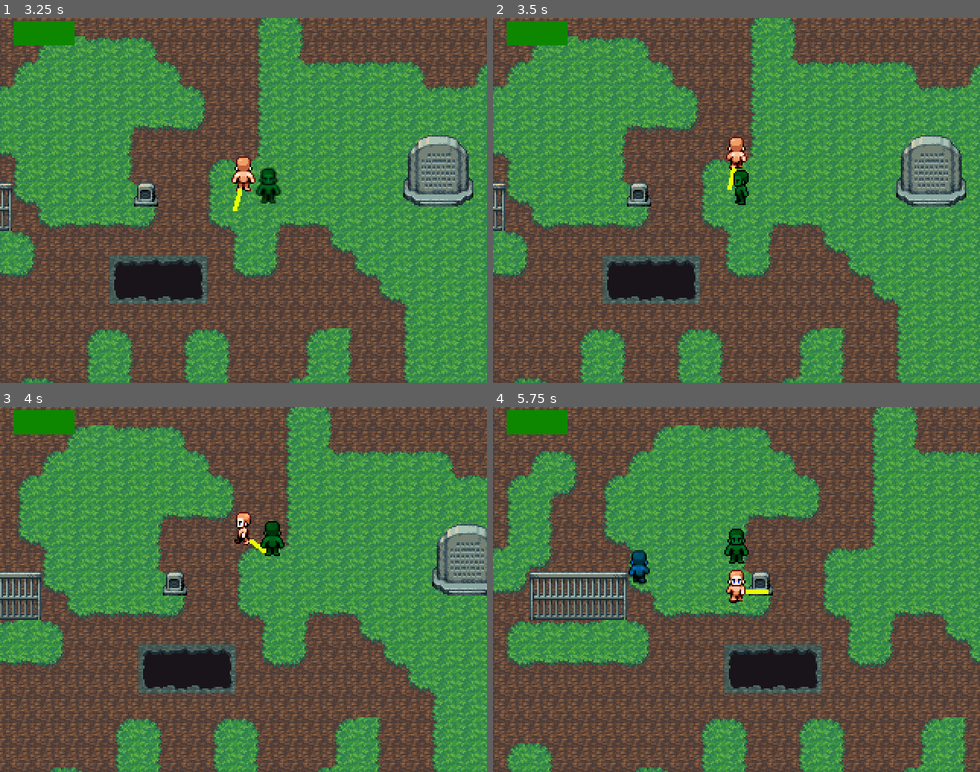
Above: before the commit, frames 1-4 (two rows, left to right).
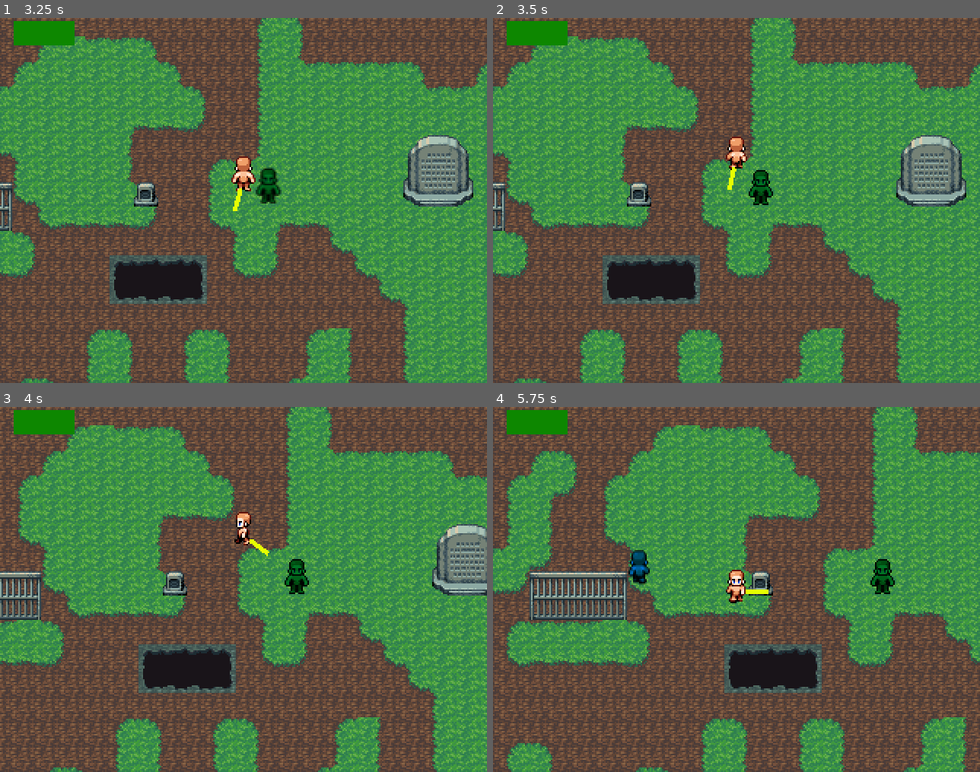
Above: after the commit, the same moments.

Repository: weinStag/cursed-rest
Game: Godot game, scene res://Scenes/gameview.tscn
The game is run twice, just before and just after one commit, with the same random seed, the same clock (stepped at 60 frames per second) and the same inputs.
Inputs (mouse positions are in pixels of both pictures, inside the frame that each line leads up to):
- Up to frame 1 (3.25 s): move the mouse to (350, 182) at 0.52 s; hold Right (ui_right) 0.53-1.28 s; tap Z (ui_accept) at 0.77, 1.52, 3.02 s; move the mouse to (146, 218) at 1.27 s; hold Down (ui_down) 1.28-2.03 s; move the mouse to (292, 120) at 2.02 s; hold Right (ui_right) 2.03-2.78 s; move the mouse to (219, 273) at 2.77 s; hold Up (ui_up) from 2.78 s (still down)
- Up to frame 2 (3.5 s): keep holding Up (ui_up)
- Up to frame 3 (4 s): move the mouse to (389, 644) at 3.52 s; release Up (ui_up) at 3.53 s; hold Left (ui_left) from 3.53 s (still down); tap Z (ui_accept) at 3.77 s
- Up to frame 4 (5.75 s): move the mouse to (590, 534) at 4.27 s; tap Z (ui_accept) at 4.52 s; move the mouse to (760, 589) at 5.02 s; release Left (ui_left) at 5.03 s; hold Down (ui_down) from 5.03 s (still down)

Frame 1 is identical in both runs. In frame 2, 0.6% of the frame differs, in the area x 49-58%, y 41-52%; in frame 3, 0.7%, in the area x 53-64%, y 31-52%; in frame 4, 0.7%.

Commit message:
feat: inimigo ataca (sem animação)
exibe uma mensagem no console para indicar que atacou

Diff:
--- a/Scripts/Pawns/Types/npc.gd
+++ b/Scripts/Pawns/Types/npc.gd
@@ -4,6 +4,12 @@
 
 @export var move_pattern: Array[Vector2i]
 @export var dialogue_keys: Array[String]
+
+#Attack related
+@export var attack_distance := 24  # pixels
+@export var attack_cooldown := 1.5
+var can_attack := true
+
 
 var player: Node2D = null
 
@@ -17,9 +23,40 @@
 func _process(_delta):
 	# Allow movement if conditions are meet
 	if player:
-		move_towards_player()
+		if is_in_attack_range():
+			attack()
+		else:
+			move_towards_player()
 	else:
 		process_default_movement()
+
+func is_in_attack_range() -> bool:
+	if not player:
+		return false
+	return global_position.distance_to(player.global_position) <= attack_distance
+
+func attack():
+	if not can_attack:
+		return
+
+	# pausa movimento enquanto ataca
+	is_stopped = true
+
+	can_attack = false
+	print("ATACOU o jogador!")
+
+	# animação (se tiver)
+	#set_anim_direction(get_direction_to_player())
+
+	# aplicar dano
+	if player.has_method("calc_damage"):
+		player.calc_damage(10)
+
+	await get_tree().create_timer(attack_cooldown).timeout
+
+	is_stopped = false
+	can_attack = true
+
 
 func process_default_movement():
 	if can_move():
